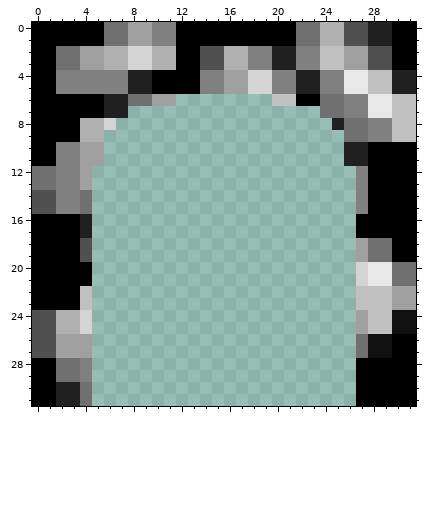
Two versions of one pixel-art sprite, graphics/stone-arch.gif. The first picture shows the starting point.
The file is 32x32 pixels. Colours within 5 levels of each other are drawn and written as one.
The result:
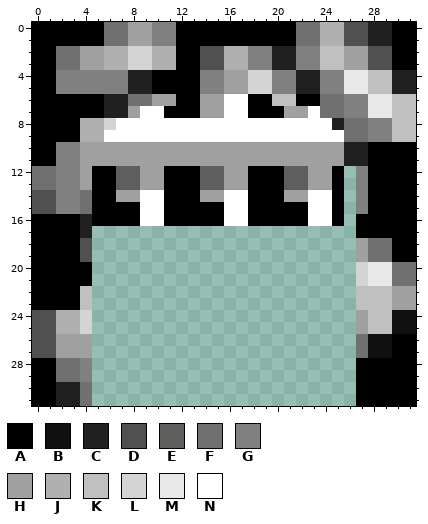
Palette (. is transparent): A #000000  B #101010  C #202020  D #505050  E #5e5e5d  F #707070  G #808080  H #a0a0a0  J #b0b0b0  K #c0c0c0  L #d4d4d4  M #e8e8e8  N #ffffff
Changes in this commit:
y 6: x 12..19 ........ -> AAHHNNAA
y 7: x 8..23 ................ -> HNNAAAHHNNAAAHHN
y 8: x 7..24 .................. -> NNNNNNNNNNNNNNNNNN
y 9: x 6..25 .................... -> NNNNNNNNNNNNNNNNNNNN
y 10..11: x 6..25 .................... -> HHHHHHHHHHHHHHHHHHHH
y 12..13: x 5..25 ..................... -> AAEEHHAAAEEHHAAAEEHHA
y 14: x 5..25 ..................... -> AAHHNNAAAHHNNAAAHHNNA
y 15..16: x 5..25 ..................... -> AAAANNAAAAANNAAAAANNA
Boxes around the changes in both pictures, in picture pixels (x1, y1, x2, y2):
added: (92, 94, 344, 226)
